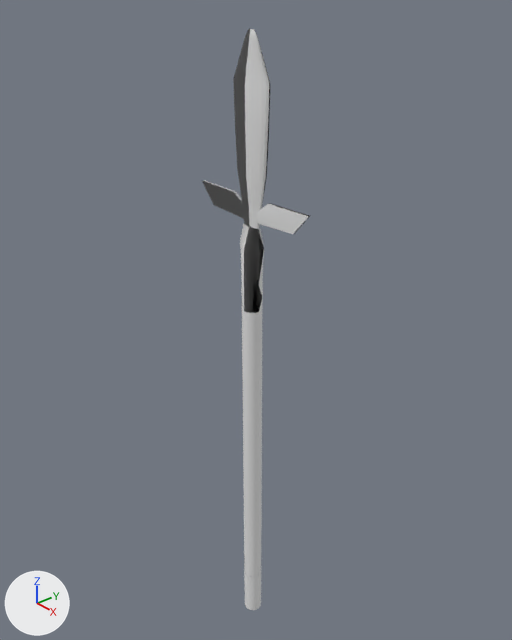
Renders of the Blender file Blend Files/jumonji.blend from each side of a commit.
The view is the same before and after, from a 50 mm camera at (4.69, -4.03, 4.09) aimed at (-0.16, 0.19, 0.89). Every picture has the same lights, and +X, +Y and +Z are marked at lower left.

In view in the first picture: 'yari_blade:yari_base1:pCylinder1 yari_blade:group'.
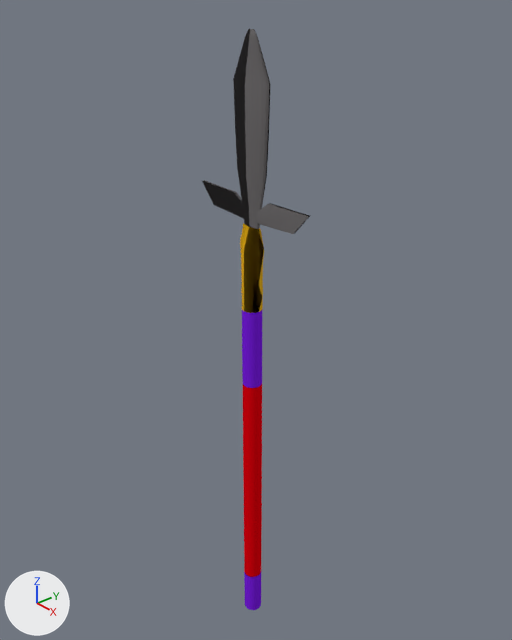
What differs and where, as boxes [x1, y1, x2, y2] in the pictures (512 x 640 px):
part 1 of me_yari_blade_yari_base1_pcylinder1_yari_blade_group, recoloured (grey to purple)
    both: [242, 308, 263, 388]
part 2 of me_yari_blade_yari_base1_pcylinder1_yari_blade_group, recoloured (grey to yellow)
    both: [240, 223, 264, 313]
part 3 of me_yari_blade_yari_base1_pcylinder1_yari_blade_group, recoloured (grey to red)
    both: [243, 384, 262, 577]
part 4 of me_yari_blade_yari_base1_pcylinder1_yari_blade_group, recoloured (grey to purple)
    both: [244, 571, 261, 610]
part 5 of me_yari_blade_yari_base1_pcylinder1_yari_blade_group, recoloured
    both: [202, 29, 310, 234]

What the commit changed:
Material 'jumonji red' (mat_jumonji_red) is new.
Its base color is (0.8, 0.0, 0.00444) (red #e7000e).
Material 'jumonji purple' (mat_jumonji_purple) is new.
Its base color is (0.205, 0.0135, 0.8) (purple #7d1fe7).
Material 'jumonji grey' (mat_jumonji_grey) is new.
Its base color is (0.168, 0.159, 0.162) (grey #726f70).
Material 'jumonji gold' (mat_jumonji_gold) is new.
Its base color is (0.8, 0.433, 0.0105) (yellow #e7b01a).
me_yari_blade_yari_base1_pcylinder1_yari_blade_group has 682 vertices, 680 faces and spans x -0.73..0.73, y -2.83..3.63, z -0.1..0.1.
me_yari_blade_yari_base1_pcylinder1_yari_blade_group is used by ob_yari_blade_yari_base1_pcylinder1_yari_blade_group; location (0.0, 0.0, 0.0); rotation (1.571, 0.0, 0.0), in degrees (90, 0, 0).
me_yari_blade_yari_base1_pcylinder1_yari_blade_group part 1: all 60 faces that had it switch from mat_yari_blade_yari_base1_initialshadinggroup (white #e7e7e7) to mat_jumonji_purple (purple #7d1fe7).
me_yari_blade_yari_base1_pcylinder1_yari_blade_group part 2: all 220 faces that had it switch from mat_yari_blade_yari_base1_initialshadinggroup_001 (white #e7e7e7) to mat_jumonji_gold (yellow #e7b01a).
me_yari_blade_yari_base1_pcylinder1_yari_blade_group part 3: all 60 faces that had it switch from mat_yari_base1_initialshadinggroup_001 (white #e7e7e7) to mat_jumonji_red (red #e7000e).
me_yari_blade_yari_base1_pcylinder1_yari_blade_group part 4: all 60 faces that had it switch from mat_yari_base1_initialshadinggroup (white #e7e7e7) to mat_jumonji_purple (purple #7d1fe7).
me_yari_blade_yari_base1_pcylinder1_yari_blade_group part 5: all 280 faces that had it switch from mat_yari_blade_initialshadinggroup (white #e7e7e7) to mat_jumonji_grey (grey #726f70).
